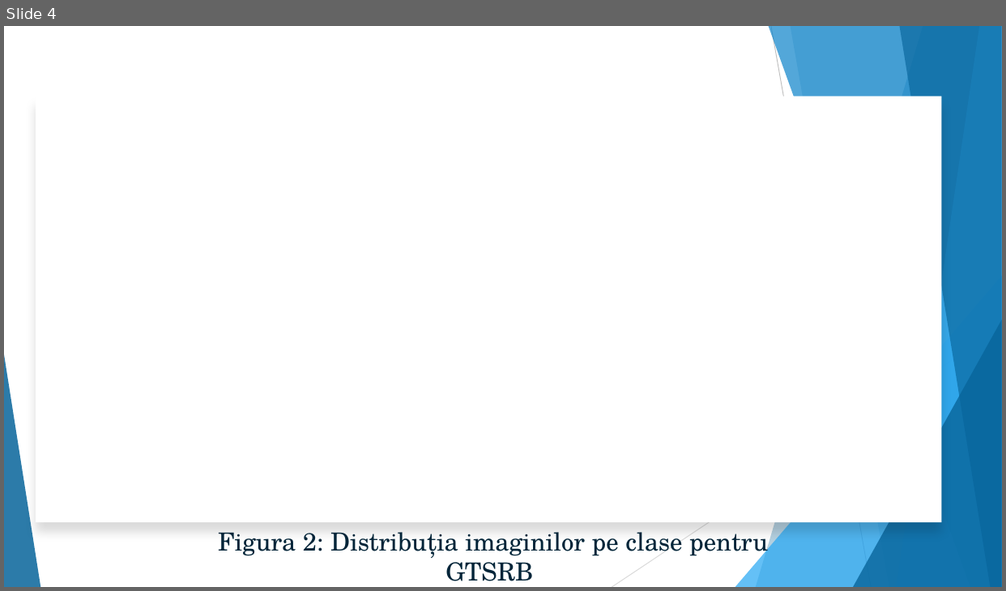
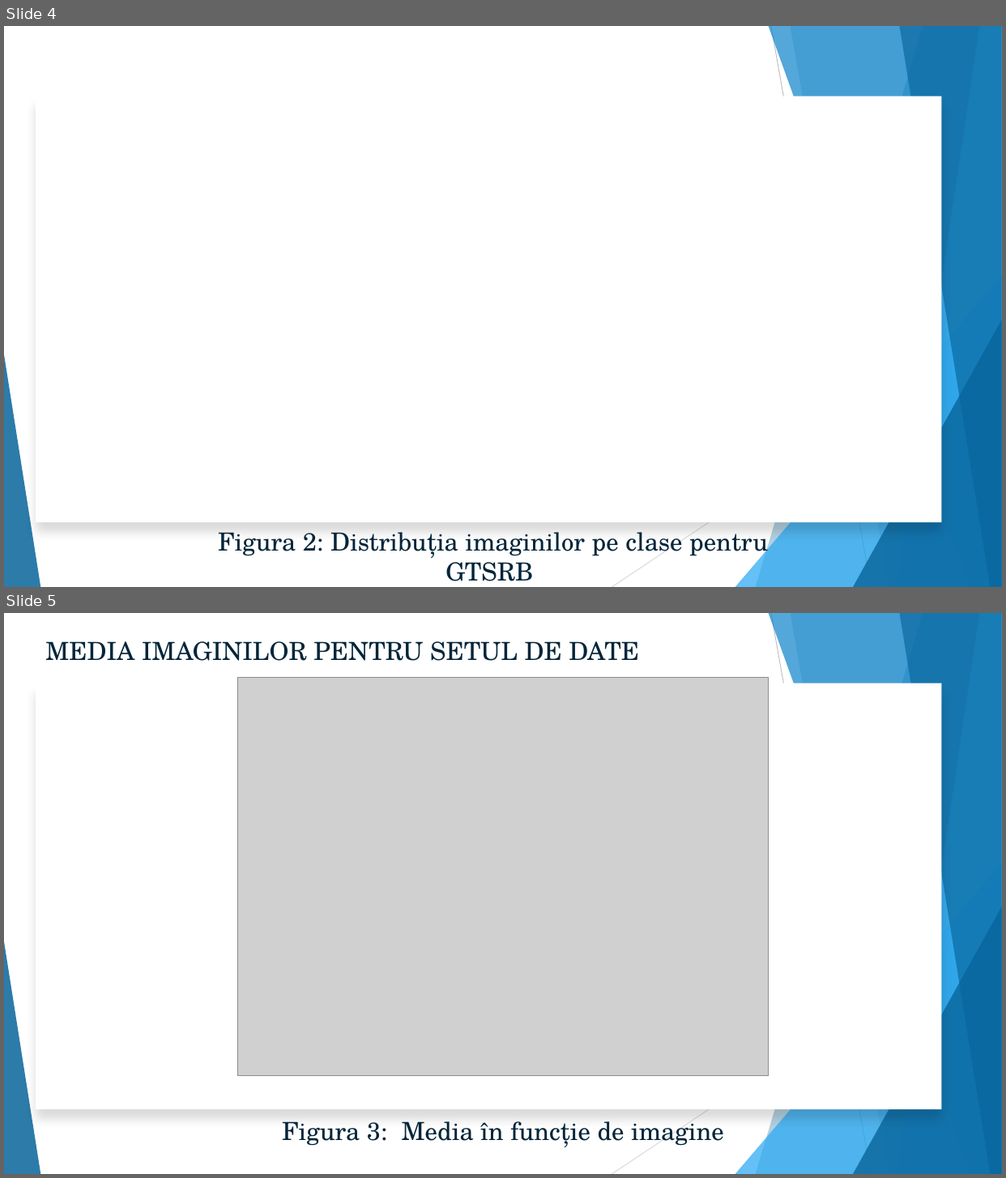
Before and after one commit to EnricoGaraiman/cppsms, a slide deck: article/GARAIMAN_ENRICO_&_MARIN_ALEXANDRA.pptx. Shown one above the other, each under a label of ours: slide 4 before the commit, slides 4 and 5 after it. The pictures are 1006x591 and 1006x1178 pixels, drawn with LibreOffice and Linux fonts; fonts in the diff are those of the drawing; grey boxes stand for pictures; background and template pictures are left out. Boxes give left, top, right and bottom in pixels: in the first picture for what was removed or moved away, otherwise in the second. Text is boxed around its words. In the diff, an @@ line names an element or a change of style, - is before the commit and + after.

```diff
--- a/article/GARAIMAN_ENRICO_&_MARIN_ALEXANDRA.pptx
+++ b/article/GARAIMAN_ENRICO_&_MARIN_ALEXANDRA.pptx
@@ slide 5 added at (x1=4, y1=613, x2=1002, y2=1174), background #FFFFFF; not listed: 10 template elements that a slide beside it also shows @@
@@ text added at (x1=45, y1=641, x2=639, y2=661), 24 pt, text #032539 @@
+MEDIA IMAGINILOR PENTRU SETUL DE DATE
@@ rectangle added at (x1=36, y1=683, x2=941, y2=1110), fill #FFFFFF @@
@@ picture added at (x1=237, y1=678, x2=769, y2=1076) @@
@@ text added at (x1=282, y1=1116, x2=724, y2=1148), 24 pt, text #032539 @@
+Figura 3: Media în funcție de imagine
```
Also in this commit, not shown: 1 slide changed, 3 other slides added.
